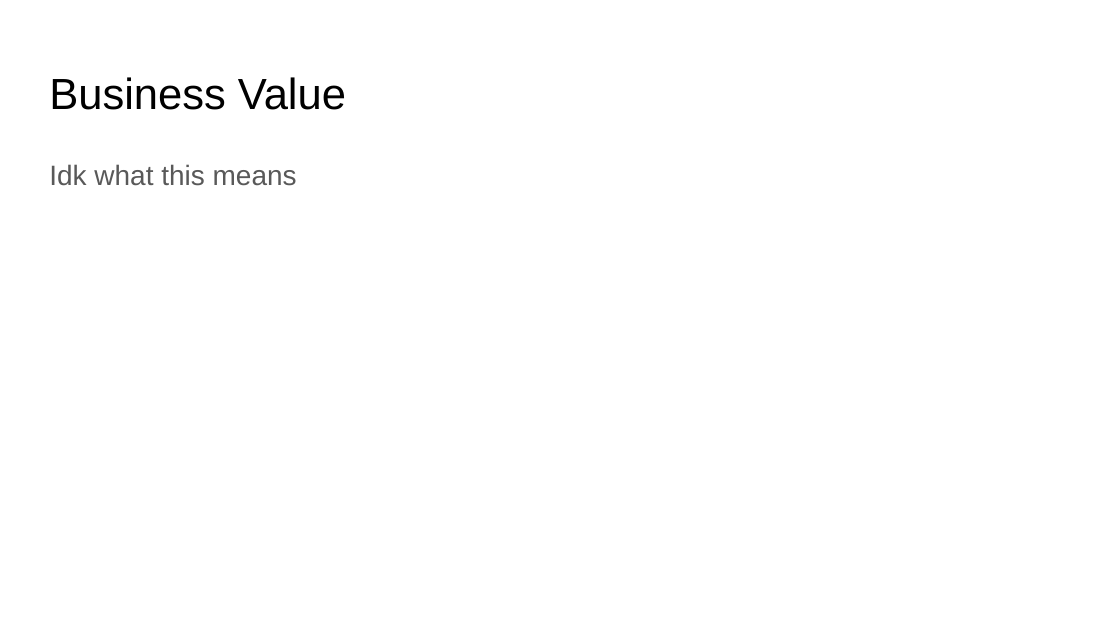
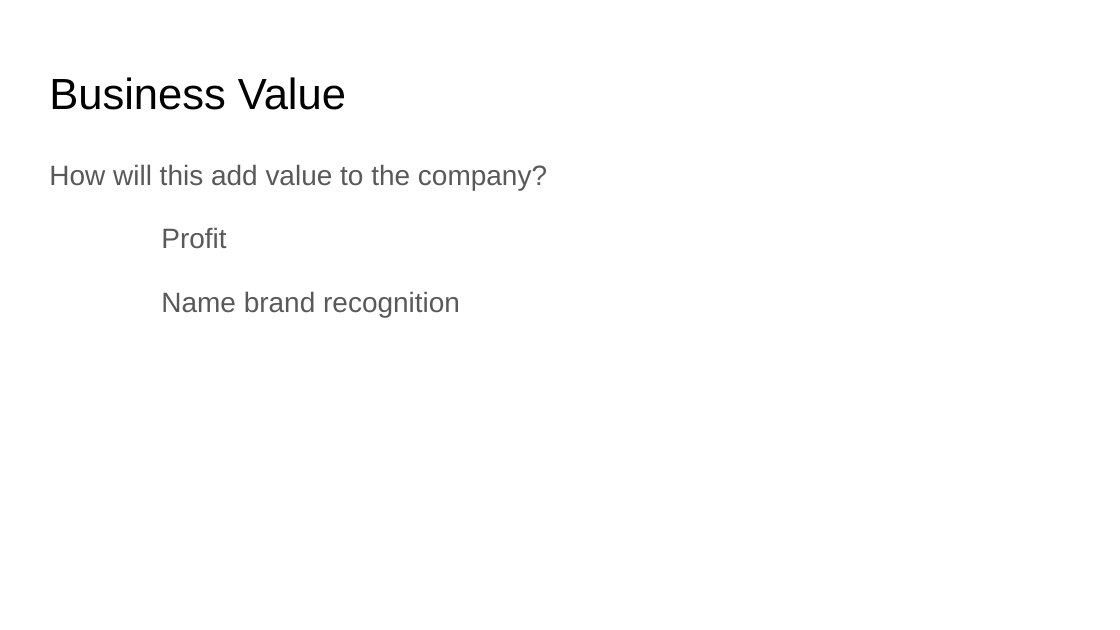
Before and after one commit to snepaul179/dsc-mod-1-project-v2-1-onl01-dtsc-pt-052620, a slide deck: slide 3 of Mod_1_Presentation.pptx. Drawn at 1120x630 pixels with LibreOffice and Linux fonts; fonts in the diff are those of the drawing. Boxes give left, top, right and bottom in pixels: in the first picture for what was removed or moved away, otherwise in the second. Text is boxed around its words. In the diff, an @@ line names an element or a change of style, - is before the commit and + after.

```diff
--- a/Mod_1_Presentation.pptx
+++ b/Mod_1_Presentation.pptx
@@ text at box(49, 164, 547, 317): text changed @@
-Idk what this means
+How will this add value to the company?
+Profit
+Name brand recognition
```
Also in this commit, not shown: 2 other slides changed, 2 other files.
